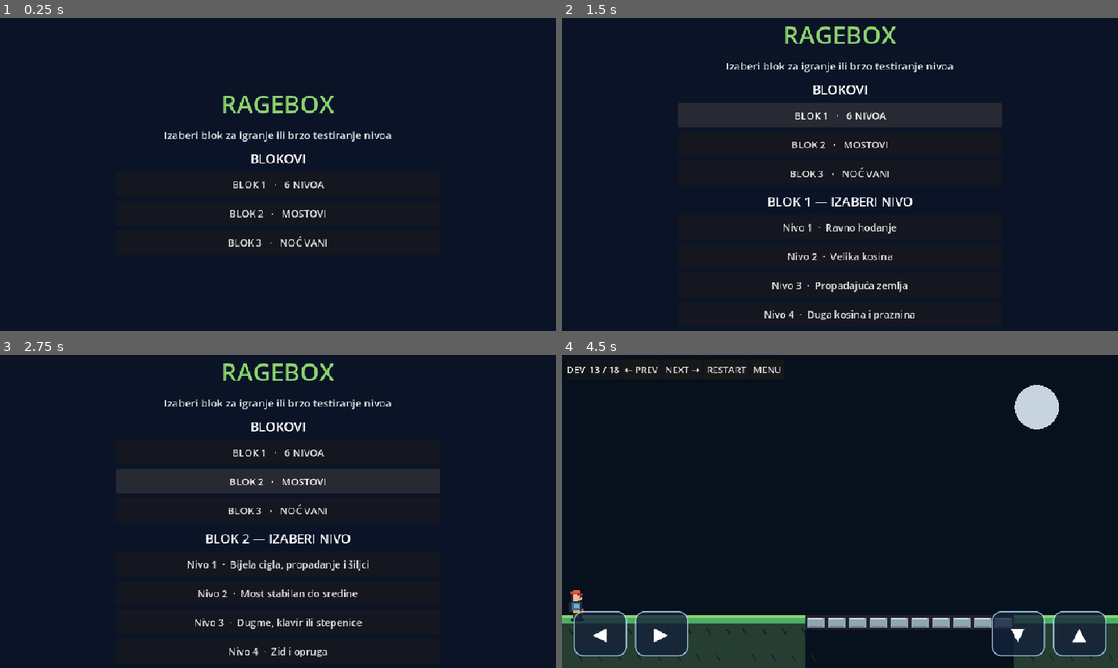
Above: before the commit, frames 1-4 (two rows, left to right).
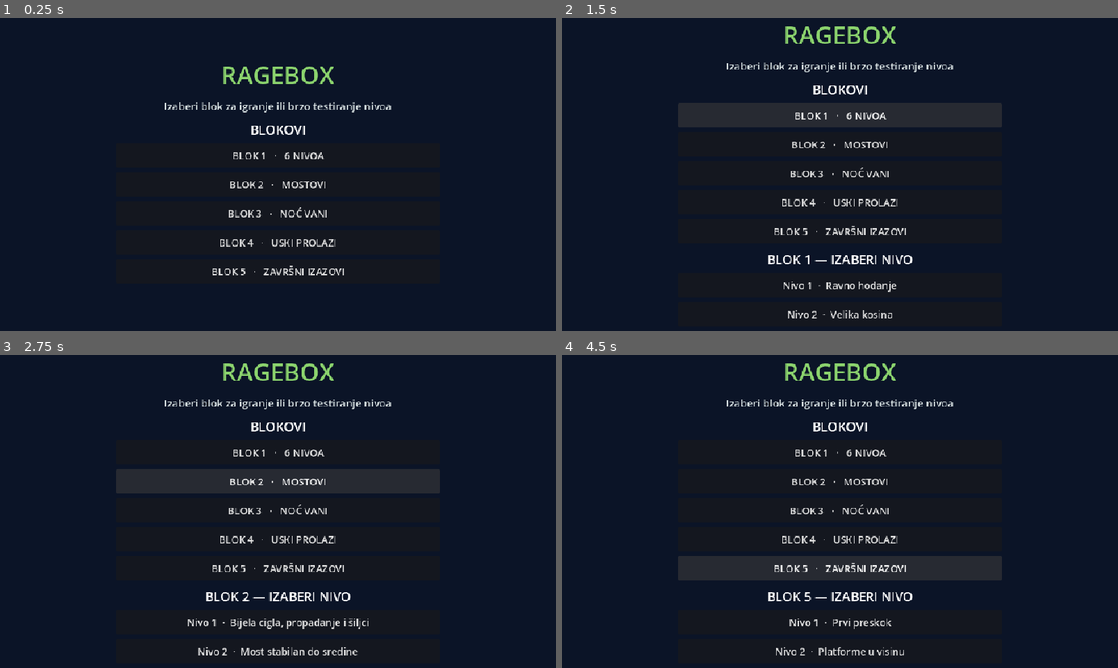
Above: after the commit, the same moments.

Repository: eldinhamzic/ragebox
Game: Godot game, scene res://scenes/Main.tscn
Two runs of this game, one before a commit and one after it. Both use one fixed random seed, a clock stepped at 60 frames per second and the inputs below.
Inputs (mouse positions are in pixels of both pictures, inside the frame that each line leads up to):
- Up to frame 1 (0.25 s): no input
- Up to frame 2 (1.5 s): click "BLOK 1 · 6 NIVOA" at 0.5 s; click "BLOK 1 · 6 NIVOA" at 1.25 s
- Up to frame 3 (2.75 s): click "BLOK 2 · MOSTOVI" at 2 s
- Up to frame 4 (4.5 s): click "BLOK 3 · NOĆ VANI" at 2.75 s; click (840, 539) at 3.5 s, where only the run after the commit has a clickable "BLOK 4 · USKI PROLAZI"; click (840, 567) at 4.25 s, where only the run after the commit has a clickable "BLOK 5 · ZAVRŠNI IZAZOVI"

The runs differ from the first frame. In frame 1, 3.3% of the frame differs, in the area x 29-71%, y 15-83%; in frame 2, 2.0%; in frame 3, 2.4%; in frame 4, 17%, in the area x 0-100%, y 2-100%.

Commit message:
feat: add draft blocks 4 and 5 with twelve playable Godot levels and navigation

Diff:
--- /dev/null
+++ b/games/troll-run/scenes/blocks/block04/Level01.tscn
@@ -0,0 +1,13 @@
+[gd_scene load_steps=3 format=3]
+
+[ext_resource type="Script" path="res://scripts/blocks/extra_levels.gd" id="1"]
+[ext_resource type="PackedScene" path="res://scenes/player/Player.tscn" id="2"]
+
+[node name="Level01" type="Node2D"]
+script = ExtResource("1")
+block_number = 4
+level_number = 1
+next_level_path = "res://scenes/blocks/block04/Level02.tscn"
+
+[node name="Player" parent="." instance=ExtResource("2")]
+position = Vector2(34, 450)
--- /dev/null
+++ b/games/troll-run/scenes/blocks/block04/Level02.tscn
@@ -0,0 +1,13 @@
+[gd_scene load_steps=3 format=3]
+
+[ext_resource type="Script" path="res://scripts/blocks/extra_levels.gd" id="1"]
+[ext_resource type="PackedScene" path="res://scenes/player/Player.tscn" id="2"]
+
+[node name="Level02" type="Node2D"]
+script = ExtResource("1")
+block_number = 4
+level_number = 2
+next_level_path = "res://scenes/blocks/block04/Level03.tscn"
+
+[node name="Player" parent="." instance=ExtResource("2")]
+position = Vector2(34, 450)
--- /dev/null
+++ b/games/troll-run/scenes/blocks/block04/Level03.tscn
@@ -0,0 +1,13 @@
+[gd_scene load_steps=3 format=3]
+
+[ext_resource type="Script" path="res://scripts/blocks/extra_levels.gd" id="1"]
+[ext_resource type="PackedScene" path="res://scenes/player/Player.tscn" id="2"]
+
+[node name="Level03" type="Node2D"]
+script = ExtResource("1")
+block_number = 4
+level_number = 3
+next_level_path = "res://scenes/blocks/block04/Level04.tscn"
+
+[node name="Player" parent="." instance=ExtResource("2")]
+position = Vector2(34, 450)
--- /dev/null
+++ b/games/troll-run/scenes/blocks/block04/Level04.tscn
@@ -0,0 +1,13 @@
+[gd_scene load_steps=3 format=3]
+
+[ext_resource type="Script" path="res://scripts/blocks/extra_levels.gd" id="1"]
+[ext_resource type="PackedScene" path="res://scenes/player/Player.tscn" id="2"]
+
+[node name="Level04" type="Node2D"]
+script = ExtResource("1")
+block_number = 4
+level_number = 4
+next_level_path = "res://scenes/blocks/block04/Level05.tscn"
+
+[node name="Player" parent="." instance=ExtResource("2")]
+position = Vector2(34, 450)
--- /dev/null
+++ b/games/troll-run/scenes/blocks/block04/Level05.tscn
@@ -0,0 +1,13 @@
+[gd_scene load_steps=3 format=3]
+
+[ext_resource type="Script" path="res://scripts/blocks/extra_levels.gd" id="1"]
+[ext_resource type="PackedScene" path="res://scenes/player/Player.tscn" id="2"]
+
+[node name="Level05" type="Node2D"]
+script = ExtResource("1")
+block_number = 4
+level_number = 5
+next_level_path = "res://scenes/blocks/block04/Level06.tscn"
+
+[node name="Player" parent="." instance=ExtResource("2")]
+position = Vector2(34, 450)
--- /dev/null
+++ b/games/troll-run/scenes/blocks/block04/Level06.tscn
@@ -0,0 +1,13 @@
+[gd_scene load_steps=3 format=3]
+
+[ext_resource type="Script" path="res://scripts/blocks/extra_levels.gd" id="1"]
+[ext_resource type="PackedScene" path="res://scenes/player/Player.tscn" id="2"]
+
+[node name="Level06" type="Node2D"]
+script = ExtResource("1")
+block_number = 4
+level_number = 6
+final_level = true
+
+[node name="Player" parent="." instance=ExtResource("2")]
+position = Vector2(34, 450)
--- /dev/null
+++ b/games/troll-run/scenes/blocks/block05/Level01.tscn
@@ -0,0 +1,13 @@
+[gd_scene load_steps=3 format=3]
+
+[ext_resource type="Script" path="res://scripts/blocks/extra_levels.gd" id="1"]
+[ext_resource type="PackedScene" path="res://scenes/player/Player.tscn" id="2"]
+
+[node name="Level01" type="Node2D"]
+script = ExtResource("1")
+block_number = 5
+level_number = 1
+next_level_path = "res://scenes/blocks/block05/Level02.tscn"
+
+[node name="Player" parent="." instance=ExtResource("2")]
+position = Vector2(34, 450)
--- /dev/null
+++ b/games/troll-run/scenes/blocks/block05/Level02.tscn
@@ -0,0 +1,13 @@
+[gd_scene load_steps=3 format=3]
+
+[ext_resource type="Script" path="res://scripts/blocks/extra_levels.gd" id="1"]
+[ext_resource type="PackedScene" path="res://scenes/player/Player.tscn" id="2"]
+
+[node name="Level02" type="Node2D"]
+script = ExtResource("1")
+block_number = 5
+level_number = 2
+next_level_path = "res://scenes/blocks/block05/Level03.tscn"
+
+[node name="Player" parent="." instance=ExtResource("2")]
+position = Vector2(34, 450)
--- /dev/null
+++ b/games/troll-run/scenes/blocks/block05/Level03.tscn
@@ -0,0 +1,13 @@
+[gd_scene load_steps=3 format=3]
+
+[ext_resource type="Script" path="res://scripts/blocks/extra_levels.gd" id="1"]
+[ext_resource type="PackedScene" path="res://scenes/player/Player.tscn" id="2"]
+
+[node name="Level03" type="Node2D"]
+script = ExtResource("1")
+block_number = 5
+level_number = 3
+next_level_path = "res://scenes/blocks/block05/Level04.tscn"
+
+[node name="Player" parent="." instance=ExtResource("2")]
+position = Vector2(34, 450)
--- /dev/null
+++ b/games/troll-run/scenes/blocks/block05/Level04.tscn
@@ -0,0 +1,13 @@
+[gd_scene load_steps=3 format=3]
+
+[ext_resource type="Script" path="res://scripts/blocks/extra_levels.gd" id="1"]
+[ext_resource type="PackedScene" path="res://scenes/player/Player.tscn" id="2"]
+
+[node name="Level04" type="Node2D"]
+script = ExtResource("1")
+block_number = 5
+level_number = 4
+next_level_path = "res://scenes/blocks/block05/Level05.tscn"
+
+[node name="Player" parent="." instance=ExtResource("2")]
+position = Vector2(34, 450)
--- /dev/null
+++ b/games/troll-run/scenes/blocks/block05/Level05.tscn
@@ -0,0 +1,13 @@
+[gd_scene load_steps=3 format=3]
+
+[ext_resource type="Script" path="res://scripts/blocks/extra_levels.gd" id="1"]
+[ext_resource type="PackedScene" path="res://scenes/player/Player.tscn" id="2"]
+
+[node name="Level05" type="Node2D"]
+script = ExtResource("1")
+block_number = 5
+level_number = 5
+next_level_path = "res://scenes/blocks/block05/Level06.tscn"
+
+[node name="Player" parent="." instance=ExtResource("2")]
+position = Vector2(34, 450)
--- /dev/null
+++ b/games/troll-run/scenes/blocks/block05/Level06.tscn
@@ -0,0 +1,13 @@
+[gd_scene load_steps=3 format=3]
+
+[ext_resource type="Script" path="res://scripts/blocks/extra_levels.gd" id="1"]
+[ext_resource type="PackedScene" path="res://scenes/player/Player.tscn" id="2"]
+
+[node name="Level06" type="Node2D"]
+script = ExtResource("1")
+block_number = 5
+level_number = 6
+final_level = true
+
+[node name="Player" parent="." instance=ExtResource("2")]
+position = Vector2(34, 450)
--- /dev/null
+++ b/games/troll-run/scripts/blocks/extra_levels.gd
@@ -0,0 +1,96 @@
+@tool
+extends Node2D
+
+@export_range(4, 5, 1) var block_number := 4
+@export_range(1, 6, 1) var level_number := 1
+@export_file("*.tscn") var next_level_path := ""
+@export var final_level := false
+
+const W := 960.0
+const H := 540.0
+const START := Rect2(0, 450, 170, 90)
+const FINISH := Rect2(820, 450, 140, 90)
+var platforms: Array[Rect2] = []
+var hazards: Array[Rect2] = []
+var completed := false
+
+func _ready() -> void:
+    var layout := _layout()
+    for entry in layout[0]:
+        platforms.append(entry)
+    for entry in layout[1]:
+        hazards.append(entry)
+    if not Engine.is_editor_hint():
+        _add_collision(START)
+        _add_collision(FINISH)
+        for rect in platforms:
+            _add_collision(rect)
+        $Player.died.connect(_on_died)
+    queue_redraw()
+
+func _process(_delta: float) -> void:
+    if Engine.is_editor_hint() or completed:
+        return
+    var p: RageboxPlayer = $Player
+    if p.dead or p.falling_into_hole:
+        return
+    for trap in hazards:
+        if trap.has_point(p.global_position + Vector2(0, -16)):
+            p.die()
+            return
+    if p.global_position.x >= FINISH.position.x:
+        completed = true
+        if final_level:
+            GameState.complete_block()
+        elif next_level_path != "":
+            get_tree().change_scene_to_file(next_level_path)
+
+func _layout() -> Array:
+    var key := block_number * 10 + level_number
+    match key:
+        41: return [[Rect2(192, 414, 118, 22), Rect2(330, 370, 130, 22), Rect2(492, 390, 104, 22), Rect2(660, 415, 118, 22)], [Rect2(520, 372, 35, 18)]]
+        42: return [[Rect2(200, 397, 126, 22), Rect2(365, 323, 124, 22), Rect2(530, 385, 110, 22), Rect2(675, 345, 112, 22)], [Rect2(580, 367, 32, 18)]]
+        43: return [[Rect2(190, 410, 125, 22), Rect2(330, 345, 115, 22), Rect2(460, 285, 122, 22), Rect2(615, 345, 140, 22)], [Rect2(670, 327, 35, 18)]]
+        44: return [[Rect2(193, 450, 125, 25), Rect2(345, 388, 115, 22), Rect2(485, 350, 120, 22), Rect2(655, 410, 135, 22)], [Rect2(385, 370, 30, 18)]]
+        45: return [[Rect2(195, 405, 100, 22), Rect2(330, 340, 105, 22), Rect2(455, 400, 105, 22), Rect2(580, 335, 105, 22), Rect2(710, 405, 90, 22)], [Rect2(610, 317, 30, 18)]]
+        46: return [[Rect2(195, 395, 115, 22), Rect2(340, 330, 105, 22), Rect2(470, 370, 110, 22), Rect2(610, 312, 115, 22), Rect2(747, 403, 70, 22)], [Rect2(492, 352, 32, 18)]]
+        51: return [[Rect2(190, 400, 135, 22), Rect2(365, 360, 125, 22), Rect2(535, 400, 110, 22), Rect2(680, 430, 110, 22)], [Rect2(395, 342, 35, 18)]]
+        52: return [[Rect2(185, 395, 128, 22), Rect2(330, 330, 125, 22), Rect2(470, 265, 125, 22), Rect2(620, 350, 145, 22)], [Rect2(685, 332, 35, 18)]]
+        53: return [[Rect2(185, 425, 130, 22), Rect2(345, 380, 125, 22), Rect2(500, 325, 125, 22), Rect2(660, 420, 130, 22)], [Rect2(375, 362, 33, 18), Rect2(540, 307, 33, 18)]]
+        54: return [[Rect2(195, 400, 140, 22), Rect2(360, 345, 115, 22), Rect2(515, 380, 115, 22), Rect2(665, 395, 128, 22)], [Rect2(550, 362, 38, 18)]]
+        55: return [[Rect2(200, 405, 105, 22), Rect2(320, 335, 110, 22), Rect2(455, 385, 110, 22), Rect2(600, 315, 110, 22), Rect2(730, 410, 78, 22)], [Rect2(340, 317, 28, 18), Rect2(630, 297, 28, 18)]]
+        56: return [[Rect2(190, 395, 125, 22), Rect2(345, 328, 120, 22), Rect2(490, 270, 120, 22), Rect2(630, 348, 115, 22), Rect2(760, 412, 55, 22)], [Rect2(385, 310, 30, 18), Rect2(675, 330, 30, 18)]]
+    return [[], []]
+
+func _add_collision(rect: Rect2) -> void:
+    var body := StaticBody2D.new()
+    body.position = rect.position + rect.size / 2.0
+    var collider := CollisionShape2D.new()
+    var shape := RectangleShape2D.new()
+    shape.size = rect.size
+    collider.shape = shape
+    body.add_child(collider)
+    add_child(body)
+
+func _on_died() -> void:
+    await get_tree().create_timer(0.8).timeout
+    if is_inside_tree():
+        GameState.restart_block()
+
+func _draw() -> void:
+    var sky := Color("07101d") if block_number == 4 else Color("141525")
+    draw_rect(Rect2(0, 0, W, H), sky)
+    draw_circle(Vector2(825, 85), 36, Color("bfcfdf") if block_number == 4 else Color("a6a8d3"))
+    _draw_ground(START)
+    _draw_ground(FINISH)
+    for rect in platforms:
+        _draw_ground(rect)
+    for trap in hazards:
+        draw_rect(trap, Color("be4d55"))
+        for x in range(int(trap.position.x), int(trap.end.x), 12):
+            draw_colored_polygon(PackedVector2Array([Vector2(x, trap.end.y), Vector2(x + 6, trap.position.y), Vector2(x + 12, trap.end.y)]), Color("ef8590"))
+
+func _draw_ground(rect: Rect2) -> void:
+    draw_rect(rect, Color("263d32"))
+    draw_rect(Rect2(rect.position, Vector2(rect.size.x, minf(10.0, rect.size.y))), Color("4cae68"))
+    draw_rect(Rect2(rect.position, Vector2(rect.size.x, 3)), Color("8bd36d"))
--- a/games/troll-run/scripts/dev_level_nav.gd
+++ b/games/troll-run/scripts/dev_level_nav.gd
@@ -21,6 +21,18 @@
     "res://scenes/blocks/block03/Level04.tscn",
     "res://scenes/blocks/block03/Level05.tscn",
     "res://scenes/blocks/block03/Level06.tscn",
+    "res://scenes/blocks/block04/Level01.tscn",
+    "res://scenes/blocks/block04/Level02.tscn",
+    "res://scenes/blocks/block04/Level03.tscn",
+    "res://scenes/blocks/block04/Level04.tscn",
+    "res://scenes/blocks/block04/Level05.tscn",
+    "res://scenes/blocks/block04/Level06.tscn",
+    "res://scenes/blocks/block05/Level01.tscn",
+    "res://scenes/blocks/block05/Level02.tscn",
+    "res://scenes/blocks/block05/Level03.tscn",
+    "res://scenes/blocks/block05/Level04.tscn",
+    "res://scenes/blocks/block05/Level05.tscn",
+    "res://scenes/blocks/block05/Level06.tscn",
 ]
 
 var panel: PanelContainer
--- a/games/troll-run/scripts/game_state.gd
+++ b/games/troll-run/scripts/game_state.gd
@@ -6,6 +6,8 @@
     "res://scenes/blocks/block01/Level01.tscn",
     "res://scenes/blocks/block02/Level01.tscn",
     "res://scenes/blocks/block03/Level01.tscn",
+    "res://scenes/blocks/block04/Level01.tscn",
+    "res://scenes/blocks/block05/Level01.tscn",
 ]
 
 var current_block := 0
--- a/games/troll-run/scripts/main_menu.gd
+++ b/games/troll-run/scripts/main_menu.gd
@@ -52,6 +52,42 @@
     "Nivo 4  ·  Izlazeći šiljci",
     "Nivo 5  ·  Visoke platforme",
     "Nivo 6  ·  Lift na kraju bloka",
+]
+
+const BLOCK4_LEVEL_PATHS := [
+    "res://scenes/blocks/block04/Level01.tscn",
+    "res://scenes/blocks/block04/Level02.tscn",
+    "res://scenes/blocks/block04/Level03.tscn",
+    "res://scenes/blocks/block04/Level04.tscn",
+    "res://scenes/blocks/block04/Level05.tscn",
+    "res://scenes/blocks/block04/Level06.tscn",
+]
+
+const BLOCK4_LEVEL_NAMES := [
+    "Nivo 1  ·  Uski prolaz",
+    "Nivo 2  ·  Dvostruki skok",
+    "Nivo 3  ·  Visoki stepenici",
+    "Nivo 4  ·  Rupa i klopka",
+    "Nivo 5  ·  Cik-cak platforme",
+    "Nivo 6  ·  Finalni prelaz",
+]
+
+const BLOCK5_LEVEL_PATHS := [
+    "res://scenes/blocks/block05/Level01.tscn",
+    "res://scenes/blocks/block05/Level02.tscn",
+    "res://scenes/blocks/block05/Level03.tscn",
+    "res://scenes/blocks/block05/Level04.tscn",
+    "res://scenes/blocks/block05/Level05.tscn",
+    "res://scenes/blocks/block05/Level06.tscn",
+]
+
+const BLOCK5_LEVEL_NAMES := [
+    "Nivo 1  ·  Prvi preskok",
+    "Nivo 2  ·  Platforme u visinu",
+    "Nivo 3  ·  Lažni sigurni put",
+    "Nivo 4  ·  Niski skok",
+    "Nivo 5  ·  Veliki povratak",
+    "Nivo 6  ·  Finale petog bloka",
 ]
 
 var level_panel: VBoxContainer
@@ -118,6 +154,13 @@
     block_three.pressed.connect(_show_levels.bind(2))
     block_panel.add_child(block_three)
 
+    var block_4 := _make_button("BLOK 4   ·   USKI PROLAZI", false)
+    block_4.pressed.connect(_show_levels.bind(3))
+    block_panel.add_child(block_4)
+    var block_5 := _make_button("BLOK 5   ·   ZAVRŠNI IZAZOVI", false)
+    block_5.pressed.connect(_show_levels.bind(4))
+    block_panel.add_child(block_5)
+
 
 func _show_levels(block_index: int) -> void:
     _clear_children(level_panel)
@@ -127,8 +170,8 @@
     label.add_theme_font_size_override("font_size", 22)
     level_panel.add_child(label)
 
-    var paths: Array = LEVEL_PATHS if block_index == 0 else (BLOCK2_LEVEL_PATHS if block_index == 1 else BLOCK3_LEVEL_PATHS)
-    var names: Array = LEVEL_NAMES if block_index == 0 else (BLOCK2_LEVEL_NAMES if block_index == 1 else BLOCK3_LEVEL_NAMES)
+    var paths: Array = [LEVEL_PATHS, BLOCK2_LEVEL_PATHS, BLOCK3_LEVEL_PATHS, BLOCK4_LEVEL_PATHS, BLOCK5_LEVEL_PATHS][block_index]
+    var names: Array = [LEVEL_NAMES, BLOCK2_LEVEL_NAMES, BLOCK3_LEVEL_NAMES, BLOCK4_LEVEL_NAMES, BLOCK5_LEVEL_NAMES][block_index]
     for index in range(paths.size()):
         var button := _make_button(names[index], false)
         button.pressed.connect(_start_level.bind(block_index, index, paths[index]))
